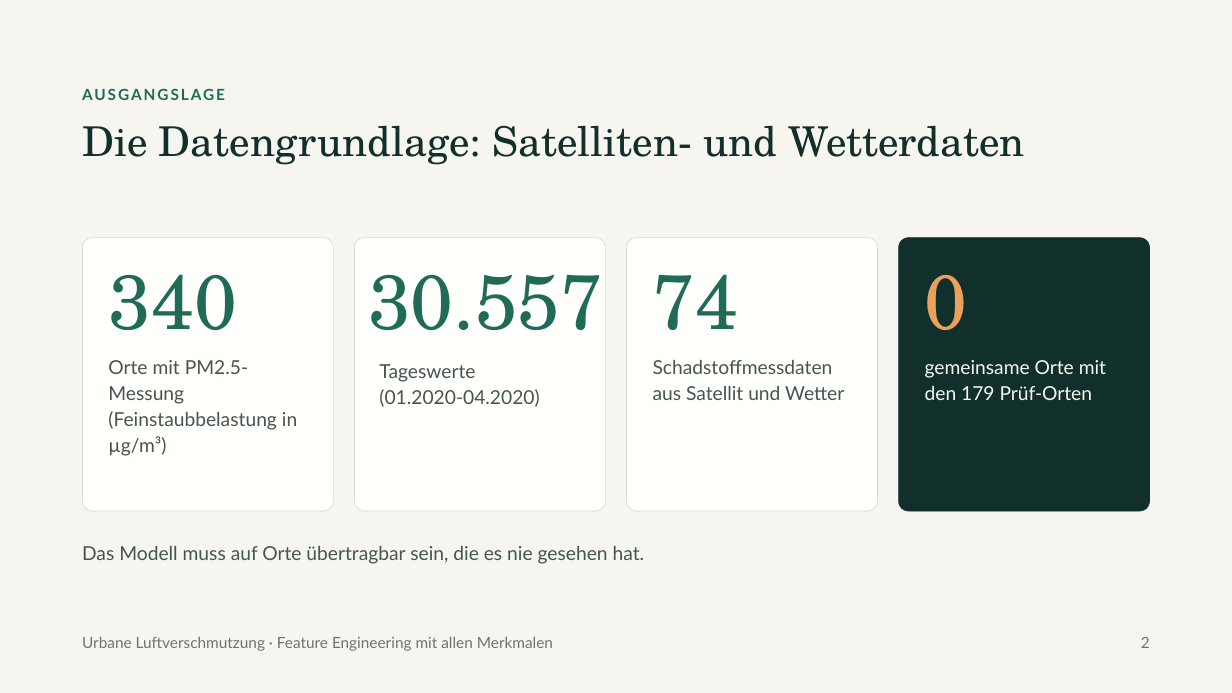
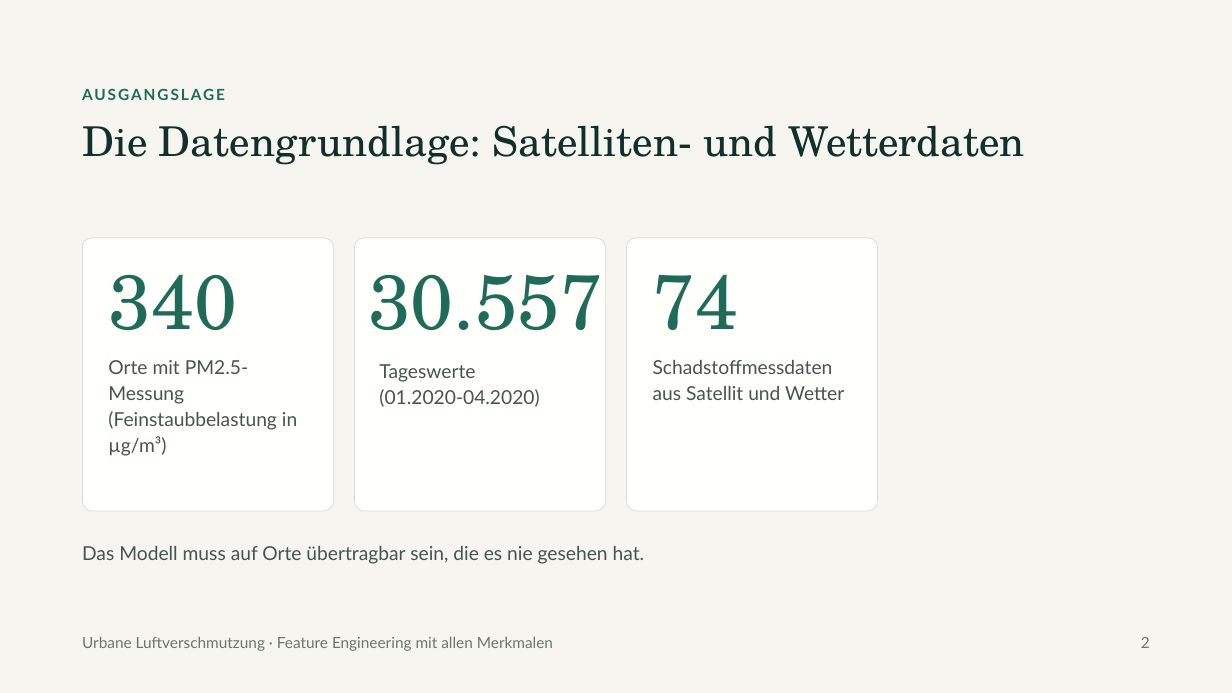
Before and after one commit to RealCyron/Machine_Learning_Projekt, a slide deck: slide 2 of presentation/Feinstaub schätzen, wo keine Messstation steht.pptx. Drawn at 1232x693 pixels with LibreOffice and Linux fonts; fonts in the diff are those of the drawing. Boxes give left, top, right and bottom in pixels: in the first picture for what was removed or moved away, otherwise in the second. Text is boxed around its words. In the diff, an @@ line names an element or a change of style, - is before the commit and + after.

```diff
--- a/presentation/Feinstaub schätzen, wo keine Messstation steht.pptx
+++ b/presentation/Feinstaub schätzen, wo keine Messstation steht.pptx
@@ rounded rectangle removed at [899, 238, 1151, 511] @@
@@ text removed at [925, 275, 968, 330] @@
-0
@@ text removed at [925, 360, 1106, 400] @@
-gemeinsame Orte mit den 179 Prüf-Orten
```
Also in this commit, not shown: 3 other files.
